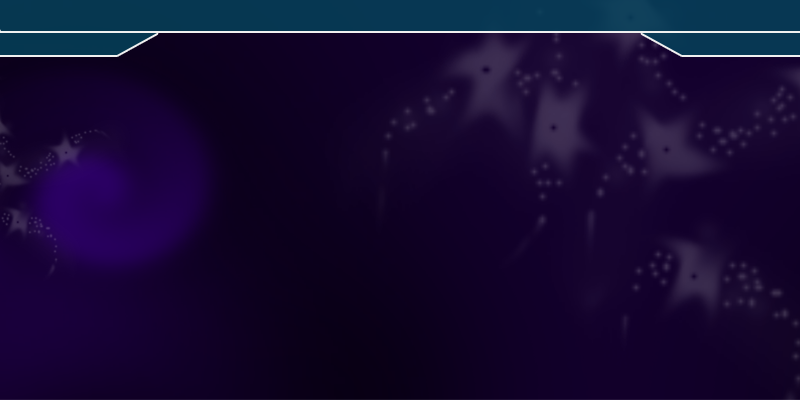
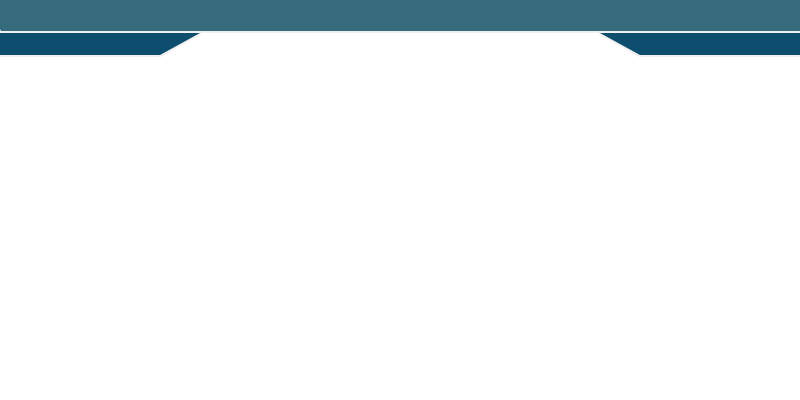
Comparing the layer stacks of the two (800, 400) images. Changes:
hid "Layer 1" over [0, 0, 800, 400]
